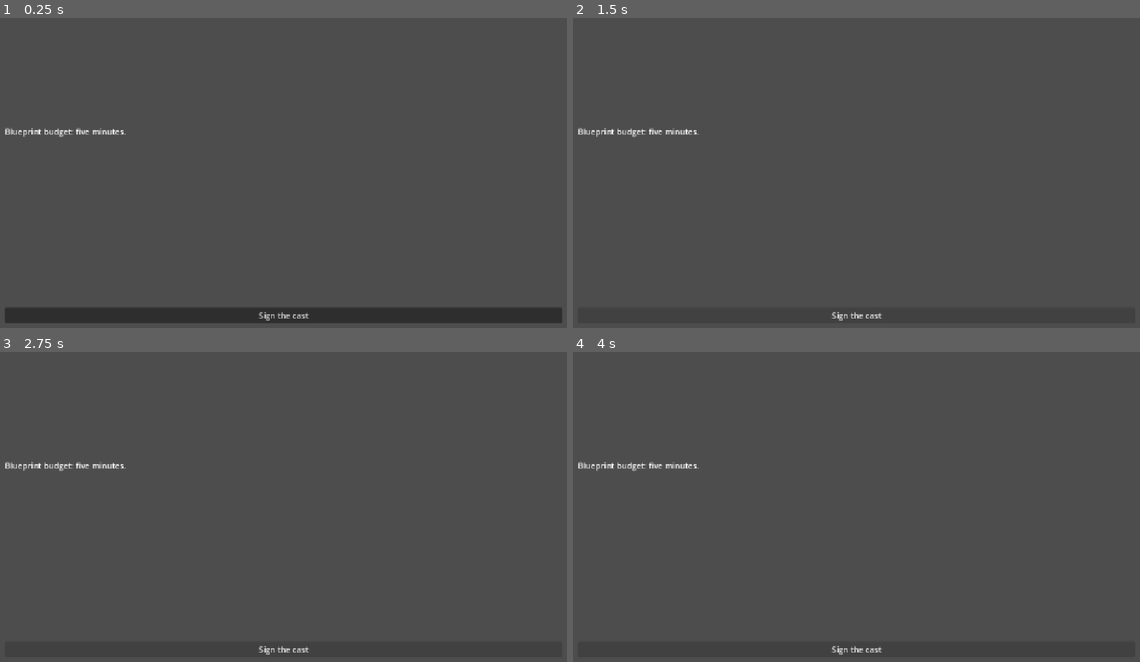
Above: before the commit, frames 1-4 (two rows, left to right).
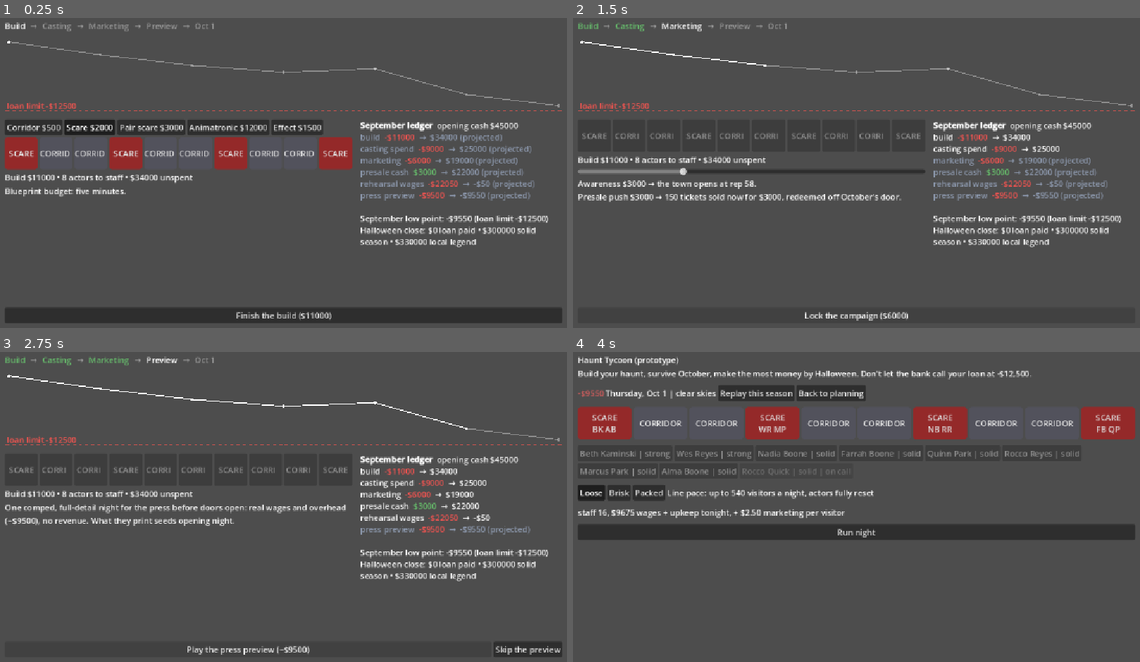
Above: after the commit, the same moments.

Repository: ajtran303/haunt-tycoon
Game: Godot game, scene res://game/preseason.tscn
The game is run twice, just before and just after one commit, with the same random seed, the same clock (stepped at 60 frames per second) and the same inputs.
Inputs:
- Up to frame 1 (0.25 s): no input
- Up to frame 2 (1.5 s): click "Sign the cast" (after the commit: "Finish the build ($11000)") at 0.5 s; click "Sign the cast" (after the commit: "The layout is final. Casting …") at 1.25 s
- Up to frame 3 (2.75 s): click "Sign the cast" (after the commit: "Lock the campaign ($6000)") at 2 s
- Up to frame 4 (4 s): click "Sign the cast" (after the commit: "Play the press preview (−$950…") at 2.75 s; click "Sign the cast" (after the commit: "Open the doors") at 3.5 s

The runs differ from the first frame. In frame 1, 10% of the frame differs, in the area x 0-100%, y 1-98%; in frame 2, 6.9%; in frame 3, 6.3%; in frame 4, 14%.
Error before the commit: Parse Error: Identifier "phase_started_ms" not declared in the current scope. (res://game/preseason_ui.gd:49)

Commit message:
actor stats are now points

Diff:
--- a/game/main.gd
+++ b/game/main.gd
@@ -211,13 +211,15 @@
 		chip.text = text
 		if records.has("careers") and records.careers.has(i):
 			var c: Dictionary = records.careers[i]
-			chip.tooltip_text += "\n%d screams | %d whiffs | best night Oct %d" % [
+			chip.tooltip_text += "\n%d pts | %d screams | %d whiffs" % [
+				points_for(c),
 				c.screams,
 				c.whiffs,
-				c.best_night,
 			]
 			if c.assists > 0:
 				chip.tooltip_text += " | %d assists" % c.assists
+			if c.screams > 0:
+				chip.tooltip_text += " | best night Oct %d" % c.best_night
 
 
 func slot_style(c: Color) -> StyleBoxFlat:
@@ -538,12 +540,25 @@
 		%RunButton.text = "Season over: %s" % money(cash)
 		%RunButton.disabled = true
 		%NightLog.append_text("[b]The season, actor by actor:[/b]\n")
-		for i in records.careers:
+		var order : Array = records.careers.keys()
+		order.sort_custom(
+			func(x, y):
+				return points_for(records.careers[x]) > points_for(records.careers[y]),
+		)
+		for i in order:
 			var c: Dictionary = records.careers[i]
 			var a: Dictionary = records.roster[i]
-			var card := "%s: %d screams, best night Oct %d" % [a.name, c.screams, c.best_night]
-			if c.assists > 0:
-				card += ", %d assists" % c.assists
+			var card := "%s: %d points" % [a.name, points_for(c)]
+			if c.screams > 0:
+				card += " (%d screams%s), best night Oct %d" % [
+					c.screams,
+					", %d assists" % c.assists if c.assists > 0 else "",
+					c.best_night,
+				]
+			elif c.assists > 0:
+				card += " (the setup behind %d screams)" % c.assists
+			else:
+				card += " (a quiet season)"
 			if a.observed_callouts > 0:
 				card += ", called out %s" % (
 					"once" if a.observed_callouts == 1 else "%d times" % a.observed_callouts
@@ -978,3 +993,7 @@
 		"[b]%s, Oct %d[/b]  Dark tonight: %s, and you kept the doors shut. −$%.0f keeps the lights on."
 		% [Calendar.DAY_NAMES[Calendar.weekday(night)], night, cause, Night.NIGHTLY_OVERHEAD]
 	)
+
+
+func points_for(c: Dictionary) -> int:
+	return c.screams + int(c.assists / 2.0)
--- a/game/preseason_ui.gd
+++ b/game/preseason_ui.gd
@@ -46,7 +46,6 @@
 			alloc.marketing = v
 			refresh(),
 	)
-	phase_started_ms = Time.get_ticks_msec()
 	refresh()
 
 
